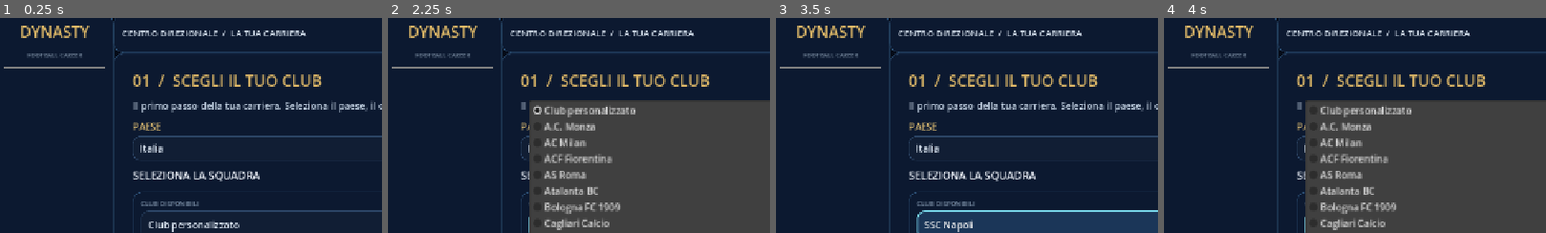
Above: before the commit, frames 1-4 (left to right).
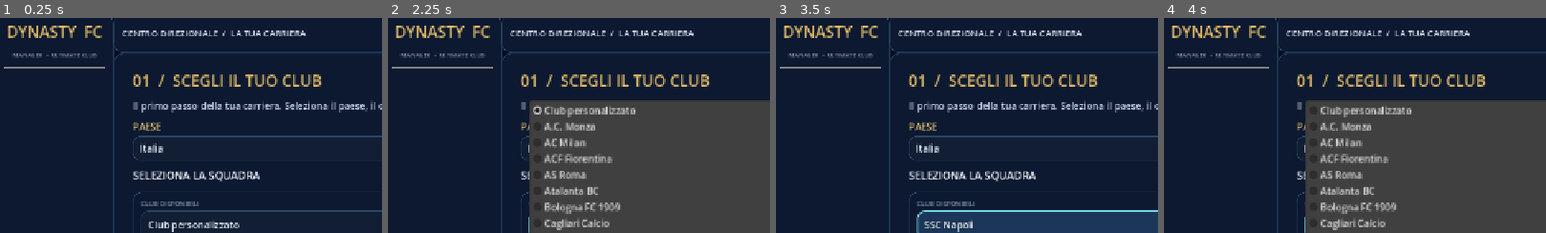
Above: after the commit, the same moments.

Repository: chat60216-debug/football-manager-
Game: Godot game, scene res://scenes/main.tscn
Two runs of this game, one before a commit and one after it. Both use one fixed random seed, a clock stepped at 60 frames per second and the inputs below.
Inputs:
- Up to frame 1 (0.25 s): no input
- Up to frame 2 (2.25 s): click "Italia" at 0.5 s; click "Serie A" at 1.25 s; click "Club personalizzato" at 2 s
- Up to frame 3 (3.5 s): click "CONTINUA → IMPOSTAZIONI CARRI…" at 2.75 s
- Up to frame 4 (4 s): click "SSC Napoli" at 3.5 s
The pictures show only the part of the screen within x 0-50%, y 1-51%; the shares and areas given below are measured in that part.

The runs differ from the first frame. In frame 1, 1.2% of the frame differs, in the area x 2-27%, y 3-19%; in frame 2, 1.2%; in frame 3, 1.2%; in frame 4, 1.2%.

Commit message:
Redesign Dynasty into a broadcast-style football club experience

Diff:
--- a/scripts/game.gd
+++ b/scripts/game.gd
@@ -195,13 +195,13 @@
 	side_box.add_theme_constant_override("separation", 12)
 	sidebar.add_child(side_box)
 	var brand := Label.new()
-	brand.text = "DYNASTY"
+	brand.text = "DYNASTY  FC"
 	brand.add_theme_font_size_override("font_size", 26)
 	brand.add_theme_color_override("font_color", Color("#e5bd69"))
 	brand.horizontal_alignment = HORIZONTAL_ALIGNMENT_CENTER
 	side_box.add_child(brand)
 	var edition := Label.new()
-	edition.text = "FOOTBALL CAREER"
+	edition.text = "MANAGER  •  ULTIMATE CLUB"
 	edition.add_theme_font_size_override("font_size", 10)
 	edition.add_theme_color_override("font_color", Color("#8295aa"))
 	edition.horizontal_alignment = HORIZONTAL_ALIGNMENT_CENTER
@@ -220,8 +220,8 @@
 	navigation_scroll.add_child(navigation_items)
 	for tab in ["Home","Rosa","Formazione","Tattiche","Allenamento","Calendario","Classifica","Mercato","Coppe","UEFA","Club","Giovanili","Staff","Statistiche","Società"]:
 		var button := Button.new()
-		button.text = tab
-		button.custom_minimum_size = Vector2(0, 39)
+		button.text = "  " + tab.to_upper()
+		button.custom_minimum_size = Vector2(0, 43)
 		button.size_flags_horizontal = Control.SIZE_EXPAND_FILL
 		button.pressed.connect(func(): _show_tab(tab))
 		navigation_items.add_child(button)
@@ -802,89 +802,122 @@
 
 func _show_home() -> void:
 	_clear_content()
+	# Broadcast-style club identity header.
 	var hero := PanelContainer.new()
-	hero.custom_minimum_size = Vector2(0, 142)
+	hero.custom_minimum_size = Vector2(0, 176)
+	var hero_style := StyleBoxFlat.new()
+	hero_style.bg_color = Color("#102844")
+	hero_style.border_color = Color("#35c5e5")
+	hero_style.set_border_width_all(2)
+	hero_style.set_corner_radius_all(18)
+	hero_style.content_margin_left = 18
+	hero_style.content_margin_right = 18
+	hero_style.content_margin_top = 14
+	hero_style.content_margin_bottom = 14
+	hero.add_theme_stylebox_override("panel", hero_style)
 	content.add_child(hero)
 	var hero_row := HBoxContainer.new()
-	hero_row.add_theme_constant_override("separation", 22)
+	hero_row.add_theme_constant_override("separation", 18)
 	hero.add_child(hero_row)
 	var club_crest = preload("res://scripts/club_crest.gd").new()
-	club_crest.custom_minimum_size = Vector2(112, 112)
+	club_crest.custom_minimum_size = Vector2(118, 118)
 	club_crest.size_flags_vertical = Control.SIZE_SHRINK_CENTER
 	club_crest.setup(club_name)
 	hero_row.add_child(club_crest)
-	var hero_info := VBoxContainer.new()
-	hero_info.size_flags_horizontal = Control.SIZE_EXPAND_FILL
-	hero_row.add_child(hero_info)
-	var kicker := Label.new()
-	kicker.text = "DYNASTY  /  CENTRO DIREZIONALE"
-	kicker.add_theme_font_size_override("font_size", 11)
-	kicker.add_theme_color_override("font_color", Color("#d6b66f"))
-	hero_info.add_child(kicker)
+	var identity := VBoxContainer.new()
+	identity.size_flags_horizontal = Control.SIZE_EXPAND_FILL
+	identity.alignment = BoxContainer.ALIGNMENT_CENTER
+	identity.add_theme_constant_override("separation", 4)
+	hero_row.add_child(identity)
+	var eyebrow := Label.new()
+	eyebrow.text = "DYNASTY NETWORK   /   CLUB CHANNEL"
+	eyebrow.add_theme_font_size_override("font_size", 10)
+	eyebrow.add_theme_color_override("font_color", Color("#70dff2"))
+	identity.add_child(eyebrow)
 	var title := Label.new()
 	title.text = club_name.to_upper()
-	title.add_theme_font_size_override("font_size", 30)
-	title.add_theme_color_override("font_color", Color("#f3f5f8"))
+	title.add_theme_font_size_override("font_size", 29)
+	title.add_theme_color_override("font_color", Color("#ffffff"))
 	title.autowrap_mode = TextServer.AUTOWRAP_WORD_SMART
-	hero_info.add_child(title)
-	var season_info := Label.new()
-	season_info.text = division + "  •  " + str(season) + "/" + str(season + 1) + "  •  GIORNATA " + str(mini(day + 1, fixtures.size()))
-	season_info.add_theme_color_override("font_color", Color("#9eafc1"))
-	hero_info.add_child(season_info)
-	var hero_badge := PanelContainer.new()
-	hero_badge.custom_minimum_size = Vector2(180, 90)
-	hero_row.add_child(hero_badge)
+	identity.add_child(title)
+	var meta := Label.new()
+	meta.text = country.to_upper() + "  •  " + division + "  •  STAGIONE " + str(season) + "/" + str(season + 1)
+	meta.add_theme_font_size_override("font_size", 12)
+	meta.add_theme_color_override("font_color", Color("#b2c8dc"))
+	identity.add_child(meta)
+	var manager := Label.new()
+	manager.text = "MANAGER  /  " + manager_name.to_upper()
+	manager.add_theme_font_size_override("font_size", 11)
+	manager.add_theme_color_override("font_color", Color("#f1c76b"))
+	identity.add_child(manager)
+	var badge := PanelContainer.new()
+	badge.custom_minimum_size = Vector2(116, 100)
+	var badge_style := StyleBoxFlat.new()
+	badge_style.bg_color = Color("#07182a")
+	badge_style.border_color = Color("#315c7e")
+	badge_style.set_border_width_all(1)
+	badge_style.set_corner_radius_all(14)
+	badge.add_theme_stylebox_override("panel", badge_style)
+	hero_row.add_child(badge)
 	var badge_box := VBoxContainer.new()
 	badge_box.alignment = BoxContainer.ALIGNMENT_CENTER
-	hero_badge.add_child(badge_box)
-	var manager_label := Label.new()
-	manager_label.text = "ALLENATORE"
-	manager_label.horizontal_alignment = HORIZONTAL_ALIGNMENT_CENTER
-	manager_label.add_theme_font_size_override("font_size", 10)
-	manager_label.add_theme_color_override("font_color", Color("#d6b66f"))
-	badge_box.add_child(manager_label)
-	var manager_value := Label.new()
-	manager_value.text = manager_name
-	manager_value.horizontal_alignment = HORIZONTAL_ALIGNMENT_CENTER
-	manager_value.add_theme_font_size_override("font_size", 19)
-	badge_box.add_child(manager_value)
-	if last_season_message != "":
-		_label(last_season_message, 14)
+	badge.add_child(badge_box)
+	var rating := Label.new()
+	rating.text = str(_team_rating())
+	rating.horizontal_alignment = HORIZONTAL_ALIGNMENT_CENTER
+	rating.add_theme_font_size_override("font_size", 34)
+	rating.add_theme_color_override("font_color", Color("#70dff2"))
+	badge_box.add_child(rating)
+	var rating_caption := Label.new()
+	rating_caption.text = "SQUAD OVR"
+	rating_caption.horizontal_alignment = HORIZONTAL_ALIGNMENT_CENTER
+	rating_caption.add_theme_font_size_override("font_size", 10)
+	rating_caption.add_theme_color_override("font_color", Color("#a8bed3"))
+	badge_box.add_child(rating_caption)
+
+	# Compact performance dashboard.
 	var stats := HBoxContainer.new()
-	stats.add_theme_constant_override("separation", 12)
+	stats.add_theme_constant_override("separation", 10)
 	content.add_child(stats)
 	var stat_values := [
-		["€" + _money(cash), "BILANCIO DISPONIBILE"],
-		[str(players.size()), "CALCIATORI IN ROSA"],
-		[str(_team_rating()) + " OVR", "VALORE SQUADRA"]
+		["€" + _money(cash), "BUDGET DISPONIBILE", Color("#79d9a5")],
+		[str(players.size()), "ROSA PRIMA SQUADRA", Color("#70dff2")],
+		[str(day) + "/" + str(fixtures.size()), "GIORNATE GIOCATE", Color("#f1c76b")],
+		[str(board_confidence) + "%", "FIDUCIA DIRIGENZA", Color("#c5a5ff")]
 	]
 	for item in stat_values:
 		var tile := PanelContainer.new()
 		tile.size_flags_horizontal = Control.SIZE_EXPAND_FILL
-		tile.custom_minimum_size = Vector2(0, 74)
+		tile.custom_minimum_size = Vector2(0, 76)
+		var tile_style := StyleBoxFlat.new()
+		tile_style.bg_color = Color("#0c1d31")
+		tile_style.border_color = Color("#294967")
+		tile_style.set_border_width_all(1)
+		tile_style.set_corner_radius_all(13)
+		tile.add_theme_stylebox_override("panel", tile_style)
 		stats.add_child(tile)
 		var tile_box := VBoxContainer.new()
 		tile_box.alignment = BoxContainer.ALIGNMENT_CENTER
 		tile.add_child(tile_box)
 		var value := Label.new()
-		value.text = item[0]
+		value.text = str(item[0])
 		value.horizontal_alignment = HORIZONTAL_ALIGNMENT_CENTER
 		value.add_theme_font_size_override("font_size", 21)
-		value.add_theme_color_override("font_color", Color("#e5bd69"))
+		value.add_theme_color_override("font_color", item[2])
 		tile_box.add_child(value)
 		var caption := Label.new()
-		caption.text = item[1]
+		caption.text = str(item[1])
 		caption.horizontal_alignment = HORIZONTAL_ALIGNMENT_CENTER
-		caption.add_theme_font_size_override("font_size", 10)
-		caption.add_theme_color_override("font_color", Color("#8da2b9"))
+		caption.add_theme_font_size_override("font_size", 9)
+		caption.add_theme_color_override("font_color", Color("#91a9c0"))
 		tile_box.add_child(caption)
+
 	var columns := HBoxContainer.new()
-	columns.add_theme_constant_override("separation", 14)
-	columns.size_flags_vertical = Control.SIZE_EXPAND_FILL
+	columns.add_theme_constant_override("separation", 12)
 	content.add_child(columns)
 	var left := VBoxContainer.new()
 	left.size_flags_horizontal = Control.SIZE_EXPAND_FILL
-	left.size_flags_stretch_ratio = 1.25
+	left.size_flags_stretch_ratio = 1.35
 	left.add_theme_constant_override("separation", 10)
 	columns.add_child(left)
 	var right := VBoxContainer.new()
@@ -892,37 +925,64 @@
 	right.size_flags_stretch_ratio = 1.0
 	right.add_theme_constant_override("separation", 10)
 	columns.add_child(right)
+
+	# Main event card, styled like a live football broadcast.
 	var fixture_card := PanelContainer.new()
+	var fixture_style := StyleBoxFlat.new()
+	fixture_style.bg_color = Color("#0d2138")
+	fixture_style.border_color = Color("#3a718e")
+	fixture_style.set_border_width_all(1)
+	fixture_style.set_corner_radius_all(16)
+	fixture_card.add_theme_stylebox_override("panel", fixture_style)
 	left.add_child(fixture_card)
 	var fixture_box := VBoxContainer.new()
+	fixture_box.add_theme_constant_override("separation", 9)
 	fixture_card.add_child(fixture_box)
-	var fixture_heading := Label.new()
-	fixture_heading.text = "PROSSIMA PARTITA"
-	fixture_heading.add_theme_font_size_override("font_size", 12)
-	fixture_heading.add_theme_color_override("font_color", Color("#d6b66f"))
-	fixture_box.add_child(fixture_heading)
+	var heading := Label.new()
+	heading.text = "MATCHDAY  /  LIVE CENTRE"
+	heading.add_theme_font_size_override("font_size", 12)
+	heading.add_theme_color_override("font_color", Color("#70dff2"))
+	fixture_box.add_child(heading)
 	if day < fixtures.size():
 		var fixture := _find_fixture(club_name)
 		if not fixture.is_empty():
 			var opponent := str(fixture.get("away", "") if str(fixture.get("home", "")) == club_name else fixture.get("home", ""))
-			var match_tag := Label.new()
-			match_tag.text = ("DERBY  •  " if _is_derby(opponent) else "CAMPIONATO  •  ") + ("CASA" if str(fixture.get("home", "")) == club_name else "TRASFERTA")
-			match_tag.add_theme_color_override("font_color", Color("#e5bd69") if _is_derby(opponent) else Color("#8fa9c4"))
-			fixture_box.add_child(match_tag)
+			var match_type := Label.new()
+			match_type.text = ("DERBY   •   " if _is_derby(opponent) else "CAMPIONATO   •   ") + ("CASA" if str(fixture.get("home", "")) == club_name else "TRASFERTA")
+			match_type.add_theme_font_size_override("font_size", 10)
+			match_type.add_theme_color_override("font_color", Color("#f1c76b") if _is_derby(opponent) else Color("#9bb5cc"))
+			fixture_box.add_child(match_type)
 			var versus := Label.new()
 			versus.text = str(fixture.get("home", "")).to_upper() + "   VS   " + str(fixture.get("away", "")).to_upper()
 			versus.horizontal_alignment = HORIZONTAL_ALIGNMENT_CENTER
 			versus.autowrap_mode = TextServer.AUTOWRAP_WORD_SMART
-			versus.add_theme_font_size_override("font_size", 22)
+			versus.add_theme_font_size_override("font_size", 23)
+			versus.add_theme_color_override("font_color", Color("#ffffff"))
 			fixture_box.add_child(versus)
+			var match_hint := Label.new()
+			match_hint.text = "Prepara undici, piano gara e sostituzioni prima del calcio d'inizio."
+			match_hint.horizontal_alignment = HORIZONTAL_ALIGNMENT_CENTER
+			match_hint.add_theme_font_size_override("font_size", 11)
+			match_hint.add_theme_color_override("font_color", Color("#a6bbcf"))
+			fixture_box.add_child(match_hint)
+			var actions := HBoxContainer.new()
+			actions.add_theme_constant_override("separation", 8)
+			fixture_box.add_child(actions)
+			var tactics_button := Button.new()
+			tactics_button.text = "GESTISCI FORMAZIONE"
+			tactics_button.custom_minimum_size = Vector2(0, 46)
+			tactics_button.size_flags_horizontal = Control.SIZE_EXPAND_FILL
+			tactics_button.pressed.connect(_show_formation)
+			actions.add_child(tactics_button)
 			var play := Button.new()
-			play.text = "APRI MATCHDAY  →"
-			play.custom_minimum_size = Vector2(0, 48)
+			play.text = "PREPARA PARTITA  →"
+			play.custom_minimum_size = Vector2(0, 46)
+			play.size_flags_horizontal = Control.SIZE_EXPAND_FILL
 			play.pressed.connect(_show_matchday_presentation)
-			fixture_box.add_child(play)
+			actions.add_child(play)
 		else:
 			var rest := Label.new()
-			rest.text = "Turno di riposo: recupera energie e prepara la squadra."
+			rest.text = "Turno di riposo. Programma recupero e allenamento."
 			fixture_box.add_child(rest)
 			var advance := Button.new()
 			advance.text = "AVANZA AL PROSSIMO TURNO"
@@ -930,84 +990,102 @@
 			fixture_box.add_child(advance)
 	else:
 		var finished := Label.new()
-		finished.text = "Campionato terminato."
+		finished.text = "Campionato terminato. È il momento di pianificare la nuova stagione."
 		fixture_box.add_child(finished)
 		var next_season := Button.new()
 		next_season.text = "AVANZA ALLA NUOVA STAGIONE"
 		next_season.pressed.connect(_new_season)
 		fixture_box.add_child(next_season)
-	var quick := PanelContainer.new()
-	left.add_child(quick)
-	var quick_box := VBoxContainer.new()
-	quick.add_child(quick_box)
-	var quick_title := Label.new()
-	quick_title.text = "GESTIONE RAPIDA"
-	quick_title.add_theme_color_override("font_color", Color("#d6b66f"))
-	quick_box.add_child(quick_title)
-	var quick_row := HBoxContainer.new()
-	quick_box.add_child(quick_row)
-	for action in [["FORMAZIONE", _show_formation], ["MERCATO", _show_market], ["ALLENAMENTO", _show_tactics]]:
+
+	# Shortcuts designed as game-mode tiles.
+	var mode_card := PanelContainer.new()
+	left.add_child(mode_card)
+	var mode_box := VBoxContainer.new()
+	mode_card.add_child(mode_box)
+	var mode_title := Label.new()
+	mode_title.text = "CENTRO OPERATIVO"
+	mode_title.add_theme_font_size_override("font_size", 12)
+	mode_title.add_theme_color_override("font_color", Color("#70dff2"))
+	mode_box.add_child(mode_title)
+	var mode_grid := GridContainer.new()
+	mode_grid.columns = 2
+	mode_grid.add_theme_constant_override("h_separation", 8)
+	mode_grid.add_theme_constant_override("v_separation", 8)
+	mode_box.add_child(mode_grid)
+	for action in [["ROSA", _show_squad], ["TATTICHE", _show_tactics], ["MERCATO", _show_market], ["ALLENAMENTO", _show_training]]:
 		var action_button := Button.new()
-		action_button.text = action[0]
-		action_button.custom_minimum_size = Vector2(0, 44)
+		action_button.text = str(action[0]) + "   ↗"
+		action_button.custom_minimum_size = Vector2(0, 46)
 		action_button.size_flags_horizontal = Control.SIZE_EXPAND_FILL
 		var action_callback: Callable = action[1]
 		action_button.pressed.connect(action_callback)
-		quick_row.add_child(action_button)
+		mode_grid.add_child(action_button)
+
 	var table_card := PanelContainer.new()
 	right.add_child(table_card)
 	var table_box := VBoxContainer.new()
 	table_card.add_child(table_box)
 	var table_title := Label.new()
-	table_title.text = "CLASSIFICA  /  TOP 5"
-	table_title.add_theme_color_override("font_color", Color("#d6b66f"))
+	table_title.text = "LEAGUE TABLE  /  TOP 5"
+	table_title.add_theme_color_override("font_color", Color("#70dff2"))
 	table_box.add_child(table_title)
 	var standings: Array = league.duplicate(true)
 	standings.sort_custom(func(a, b): return int(a.get("pts", 0)) > int(b.get("pts", 0)) or (int(a.get("pts", 0)) == int(b.get("pts", 0)) and int(a.get("gf", 0)) - int(a.get("ga", 0)) > int(b.get("gf", 0)) - int(b.get("ga", 0))))
 	for i in range(mini(5, standings.size())):
-		var row := Label.new()
 		var entry: Dictionary = standings[i]
-		row.text = str(i + 1) + "   " + str(entry.get("name", "")) + "   " + str(entry.get("pts", 0)) + " pt"
-		row.add_theme_font_size_override("font_size", 13)
-		if str(entry.get("name", "")) == club_name:
-			row.add_theme_color_override("font_color", Color("#e5bd69"))
+		var row := HBoxContainer.new()
+		row.add_theme_constant_override("separation", 8)
 		table_box.add_child(row)
+		var place := Label.new()
+		place.text = "%02d" % (i + 1)
+		place.custom_minimum_size = Vector2(25, 20)
+		place.add_theme_color_override("font_color", Color("#f1c76b") if i < 4 else Color("#9bb5cc"))
+		row.add_child(place)
+		var team := Label.new()
+		team.text = str(entry.get("name", ""))
+		team.size_flags_horizontal = Control.SIZE_EXPAND_FILL
+		team.add_theme_color_override("font_color", Color("#70dff2") if str(entry.get("name", "")) == club_name else Color("#dce8f4"))
+		row.add_child(team)
+		var points := Label.new()
+		points.text = str(entry.get("pts", 0)) + " pt"
+		points.horizontal_alignment = HORIZONTAL_ALIGNMENT_RIGHT
+		row.add_child(points)
 	var news_card := PanelContainer.new()
 	right.add_child(news_card)
 	var news_box := VBoxContainer.new()
 	news_card.add_child(news_box)
 	var news_title := Label.new()
-	news_title.text = "NOTIZIE DAL CLUB"
-	news_title.add_theme_color_override("font_color", Color("#d6b66f"))
+	news_title.text = "DYNASTY NEWS"
+	news_title.add_theme_color_override("font_color", Color("#70dff2"))
 	news_box.add_child(news_title)
 	for news in _club_news().slice(0, 3):
 		var news_label := Label.new()
-		news_label.text = "•  " + str(news)
+		news_label.text = "▪  " + str(news)
 		news_label.autowrap_mode = TextServer.AUTOWRAP_WORD_SMART
-		news_label.add_theme_font_size_override("font_size", 12)
+		news_label.add_theme_font_size_override("font_size", 11)
 		news_box.add_child(news_label)
-	var recent_results := _last_results_for_club(5)
+	var recent_results := _last_results_for_club(4)
 	if not recent_results.is_empty():
 		var results_card := PanelContainer.new()
 		right.add_child(results_card)
 		var results_box := VBoxContainer.new()
 		results_card.add_child(results_box)
 		var results_title := Label.new()
-		results_title.text = "ULTIMI RISULTATI"
-		results_title.add_theme_color_override("font_color", Color("#d6b66f"))
+		results_title.text = "ULTIME PARTITE"
+		results_title.add_theme_color_override("font_color", Color("#70dff2"))
 		results_box.add_child(results_title)
 		for result in recent_results:
 			var is_home := str(result.get("home", "")) == club_name
 			var opponent := str(result.get("away", "") if is_home else result.get("home", ""))
-			var home_goals := int(result.get("hg", 0))
-			var away_goals := int(result.get("ag", 0))
-			var user_goals := home_goals if is_home else away_goals
-			var opponent_goals := away_goals if is_home else home_goals
-			var outcome := "VITTORIA" if user_goals > opponent_goals else "PAREGGIO" if user_goals == opponent_goals else "SCONFITTA"
+			var hg := int(result.get("hg", 0))
+			var ag := int(result.get("ag", 0))
+			var own := hg if is_home else ag
+			var against := ag if is_home else hg
+			var outcome := "V" if own > against else "N" if own == against else "P"
 			var result_line := Label.new()
-			result_line.text = "G" + str(int(result.get("day", 0)) + 1) + "  •  " + opponent + "  •  " + str(home_goals) + "–" + str(away_goals) + "  •  " + outcome
+			result_line.text = outcome + "   " + opponent + "     " + str(hg) + " – " + str(ag)
 			result_line.add_theme_font_size_override("font_size", 11)
-			result_line.add_theme_color_override("font_color", Color("#83d6a5") if outcome == "VITTORIA" else Color("#e5bd69") if outcome == "PAREGGIO" else Color("#ff8a8a"))
+			result_line.add_theme_color_override("font_color", Color("#79d9a5") if outcome == "V" else Color("#f1c76b") if outcome == "N" else Color("#ff8b93"))
 			results_box.add_child(result_line)
 	if not match_report.is_empty():
 		var report_button := Button.new()
